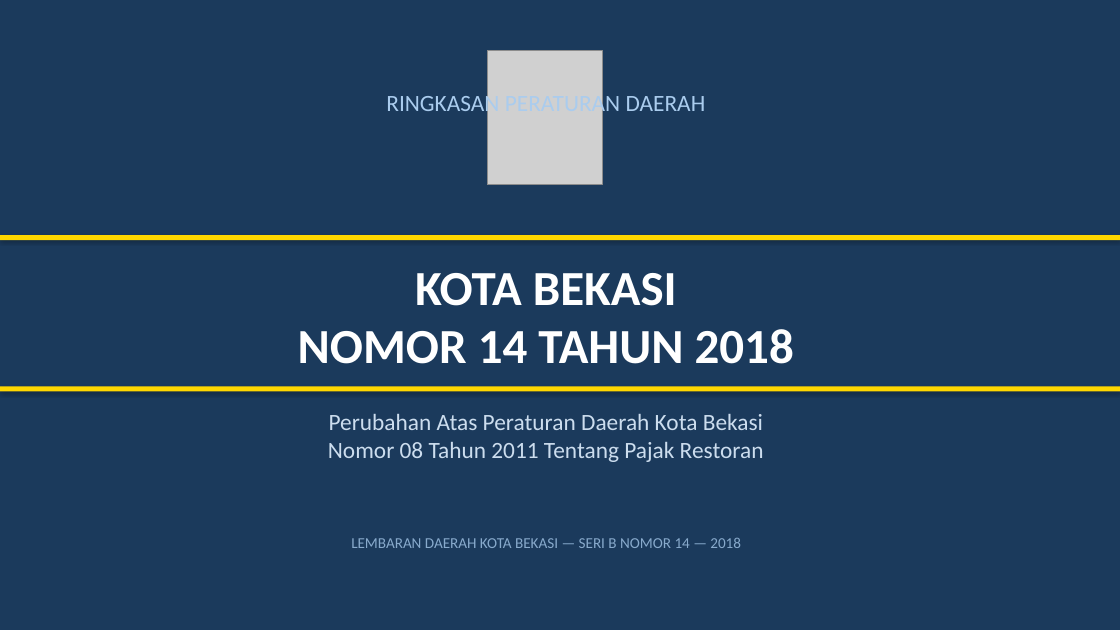
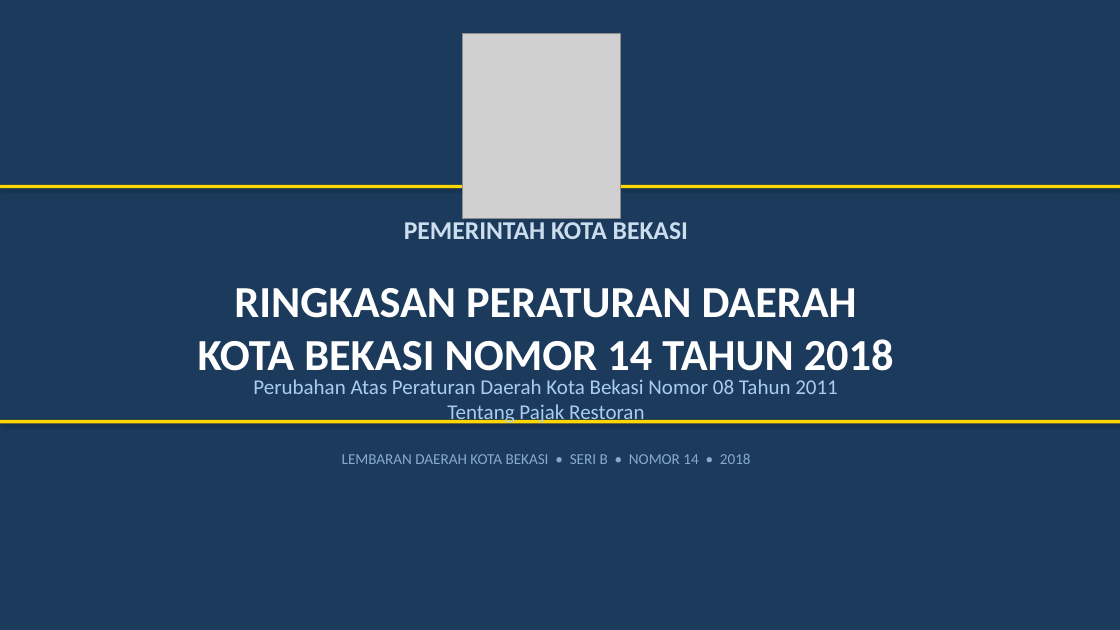
Before and after one commit to rahadiana/coba_ppt, a slide deck: slide 1 of Ringkasan_Perda_Bekasi_No_14_2018.pptx. Drawn at 1120x630 pixels with LibreOffice and Linux fonts; fonts in the diff are those of the drawing; grey boxes stand for pictures. Boxes give left, top, right and bottom in pixels: in the first picture for what was removed or moved away, otherwise in the second. Text is boxed around its words. In the diff, an @@ line names an element or a change of style, - is before the commit and + after.

Commit message:
fix: perbesar logo Kota Bekasi di semua slide

```diff
--- a/Ringkasan_Perda_Bekasi_No_14_2018.pptx
+++ b/Ringkasan_Perda_Bekasi_No_14_2018.pptx
@@ picture: place and size @@
-picture at (487,50,602,185)
+picture at (462,34,621,218)
@@ text removed at (386,91,706,117) @@
-RINGKASAN PERATURAN DAERAH
@@ rectangle: place and size @@
-rectangle at (0,235,1120,240)
+rectangle at (0,185,1120,188)
@@ text added at (404,218,688,239), 22 pt, text #CCDDEE, bold @@
+PEMERINTAH KOTA BEKASI
@@ text at (198,288,894,381): text changed; size 42 to 38 pt @@
-KOTA BEKASI
-NOMOR 14 TAHUN 2018
+RINGKASAN PERATURAN DAERAH
+KOTA BEKASI NOMOR 14 TAHUN 2018
@@ text "Perubahan Atas Peraturan Daerah Kota ...": place and size @@
-text "Perubahan Atas Peraturan Daerah Kota ..." at (328,414,764,462)
+text "Perubahan Atas Peraturan Daerah Kota ..." at (253,379,838,424)
@@ text "Perubahan Atas Peraturan Daerah Kota ..." at (253,379,838,424): size 20 to 18 pt, text colour #CCDDEE to #AACCEE @@
@@ rectangle: place and size @@
-rectangle at (0,386,1120,392)
+rectangle at (0,420,1120,423)
@@ text at (342,454,751,464): text changed @@
-LEMBARAN DAERAH KOTA BEKASI — SERI B NOMOR 14 — 2018
+LEMBARAN DAERAH KOTA BEKASI • SERI B • NOMOR 14 • 2018
```
Also in this commit, not shown: 4 other slides changed.
